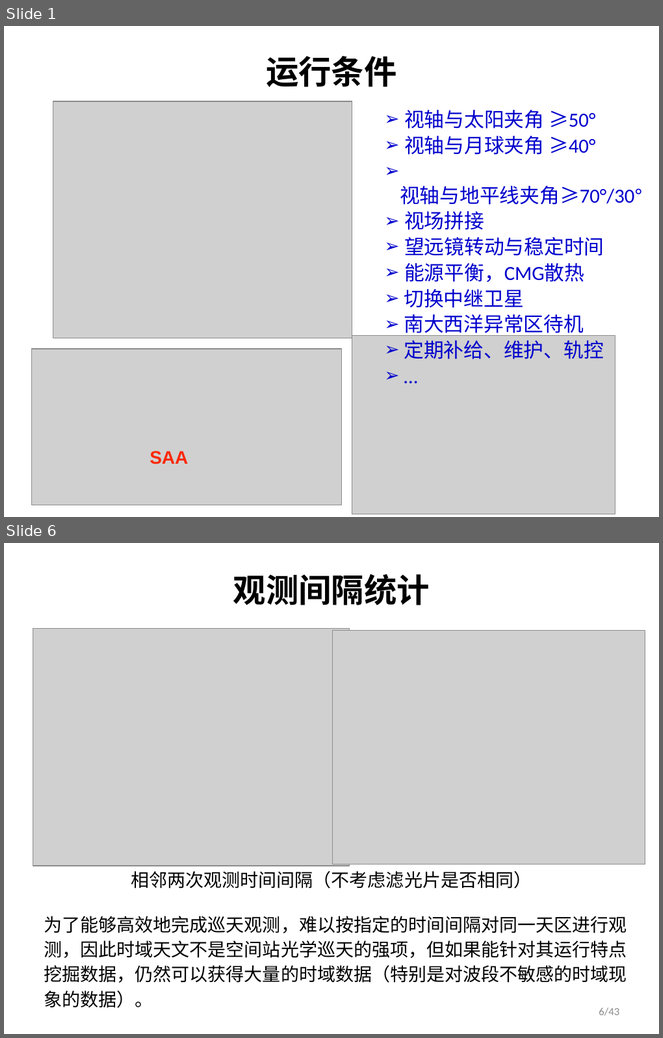
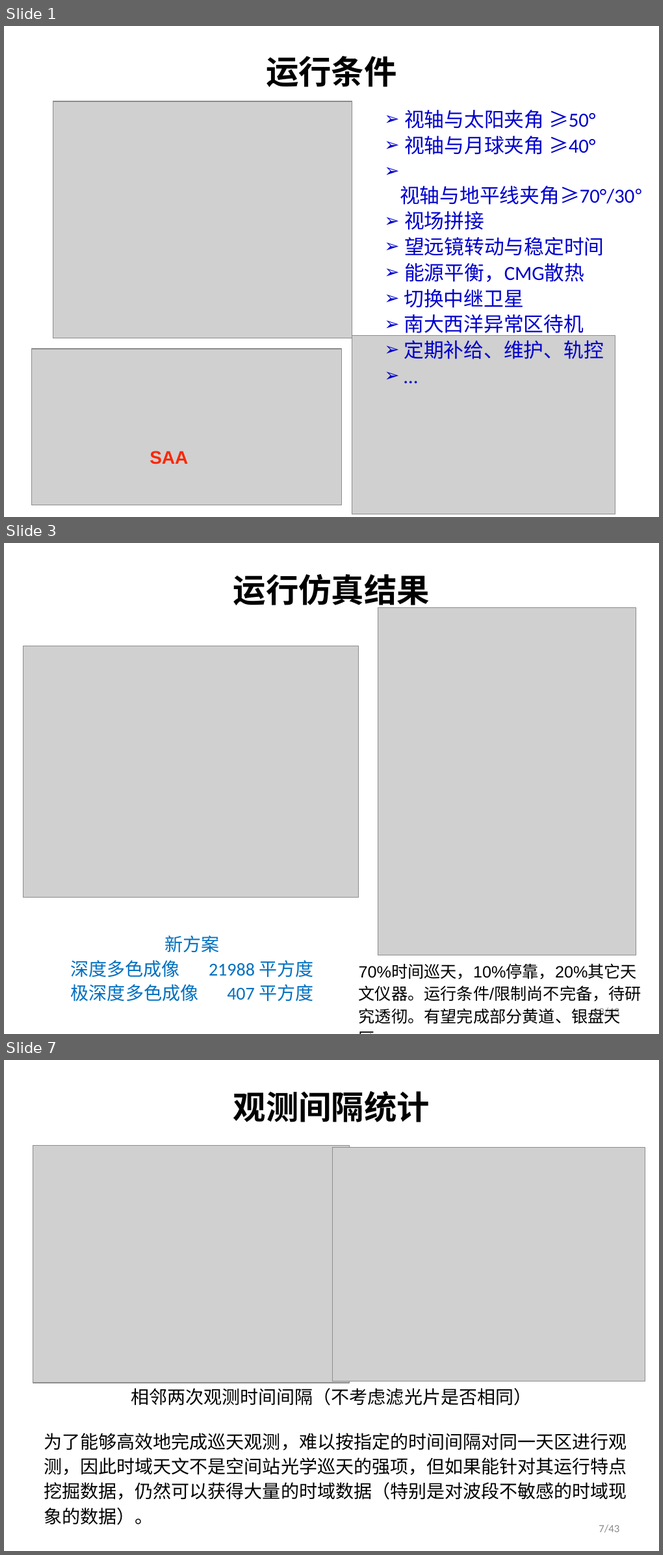
Before and after one commit to xyh-cosmo/SurveySim-doc, a slide deck: PPT/20181107/css-os_sims-2.pptx. Shown one above the other, each under a label of ours: slides 1 and 6 before the commit, slides 1, 3 and 7 after it; the slides between them are not shown. The pictures are 663x1038 and 663x1555 pixels, drawn with LibreOffice and Linux fonts; fonts in the diff are those of the drawing; grey boxes stand for pictures; background and template pictures are left out. Boxes give left, top, right and bottom in pixels: in the first picture for what was removed or moved away, otherwise in the second. Text is boxed around its words. In the diff, an @@ line names an element or a change of style, - is before the commit and + after.

```diff
--- a/PPT/20181107/css-os_sims-2.pptx
+++ b/PPT/20181107/css-os_sims-2.pptx
@@ slide 3 added at box(4, 543, 659, 1034), background picture (left out) @@
@@ title added at box(233, 574, 430, 611), 36 pt, text #000000, bold @@
+运行仿真结果
@@ picture added at box(378, 607, 636, 955) @@
@@ picture added at box(24, 646, 359, 897) @@
@@ text added at box(71, 936, 313, 1002), 20 pt, text #0070C0 @@
+新方案
+深度多色成像 21988 平方度
+极深度多色成像 407 平方度
@@ text added at box(359, 964, 642, 1024), 18 pt, text #000000 @@
+70%时间巡天，10%停靠，20%其它天文仪器。运行条件/限制尚不完备，待研究透彻。有望完成部分黄道、银盘天区。
@@ page number added at box(599, 1007, 620, 1019), 12 pt, text #8C8C8C @@
+3/43
@@ what was slide 6 is now slide 7 @@
@@ page number at box(599, 1525, 620, 1533): text changed @@
-6/43
+7/43
```
Also in this commit, not shown: 2 slides changed, 2 other slides added, 2 slides removed, 12 other files.
